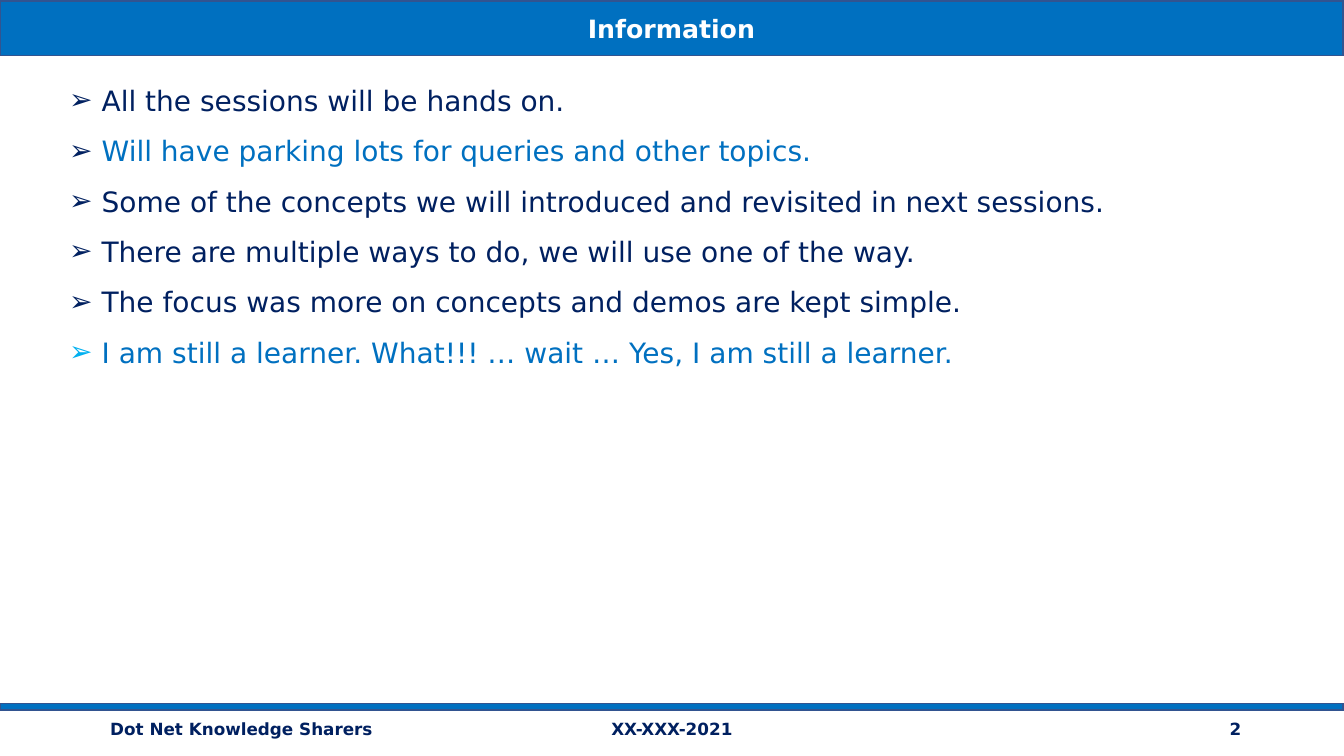
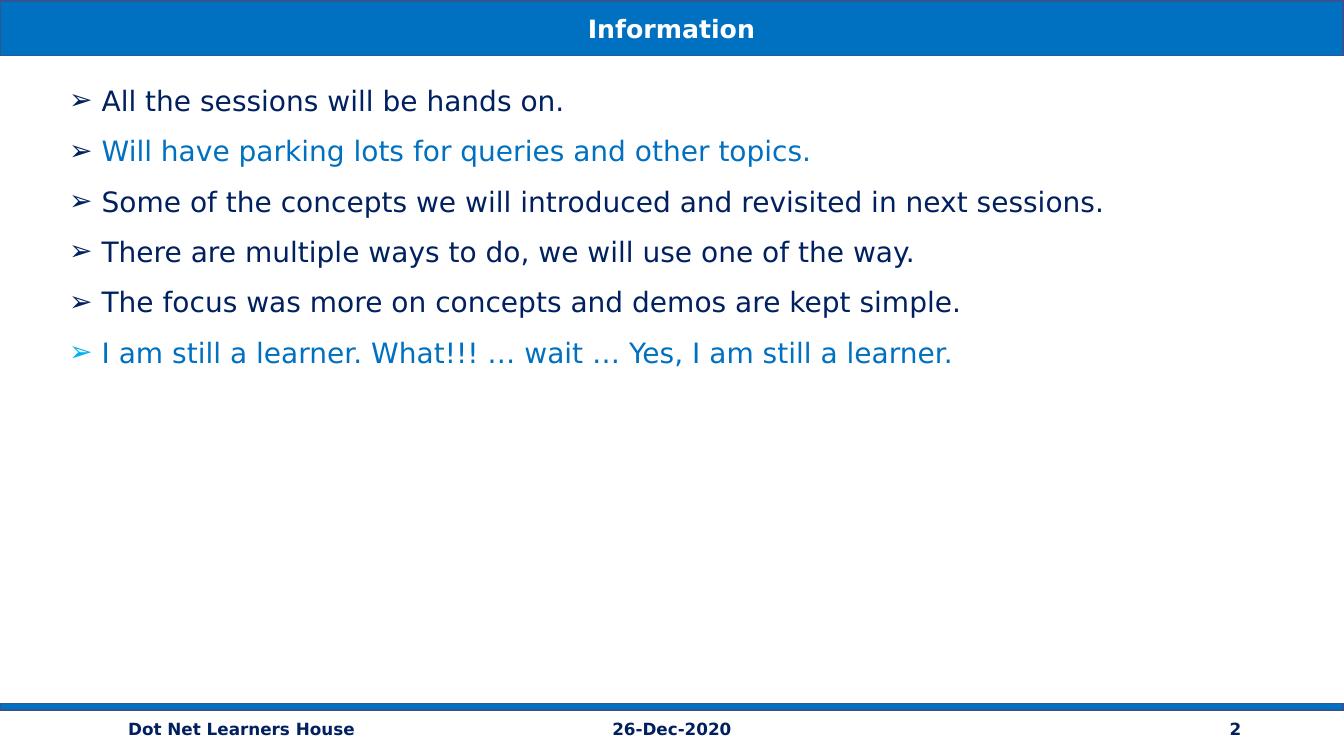
Before and after one commit to vishipayyallore/speaker_series_2021, a slide deck: slide 2 of DotNetLearnersHouse/26Dec2020_.Net5WebAPI/Documentation/RESTWebAPI_.Net5.x_EF_SQLServer.pptx. Drawn at 1344x756 pixels with LibreOffice and Linux fonts; fonts in the diff are those of the drawing. Boxes give left, top, right and bottom in pixels: in the first picture for what was removed or moved away, otherwise in the second. Text is boxed around its words. In the diff, an @@ line names an element or a change of style, - is before the commit and + after.

```diff
--- a/DotNetLearnersHouse/26Dec2020_.Net5WebAPI/Documentation/RESTWebAPI_.Net5.x_EF_SQLServer.pptx
+++ b/DotNetLearnersHouse/26Dec2020_.Net5WebAPI/Documentation/RESTWebAPI_.Net5.x_EF_SQLServer.pptx
@@ text at bbox=[128, 722, 355, 736]: text changed @@
-Dot Net Knowledge Sharers
+Dot Net Learners House
@@ text at bbox=[612, 722, 731, 736]: text changed @@
-XX-XXX-2021
+26-Dec-2020
```
Also in this commit, not shown: 4 other slides changed, 9 other files.
